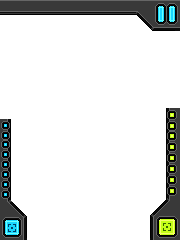
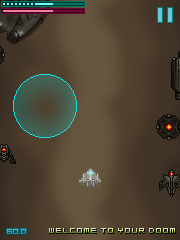
Layers edited between the first and the second (180, 240) image:
added layer "Layer 2" above "Layer 2 copy" over bbox(1, 1, 85, 7)
added layer "Layer 2 copy" above "Layer 3" over bbox(1, 8, 85, 14)
added layer "Layer 3" above "Layer 1 copy 2" over bbox(0, 1, 14, 20)
hid "Layer 1 copy 2" over bbox(150, 108, 180, 240)
hid "Layer 1 copy 3" over bbox(0, 119, 27, 240)
hid "Layer 1" over bbox(0, 0, 180, 31)
showed "Background" over bbox(0, 0, 180, 240)
